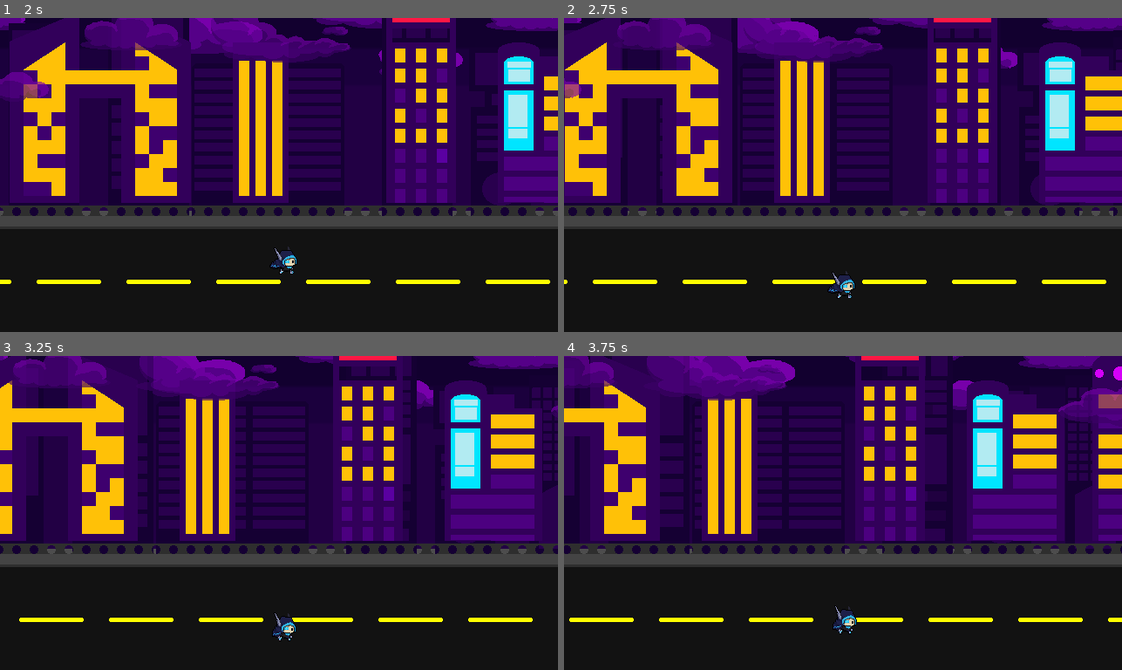
Above: before the commit, frames 1-4 (two rows, left to right).
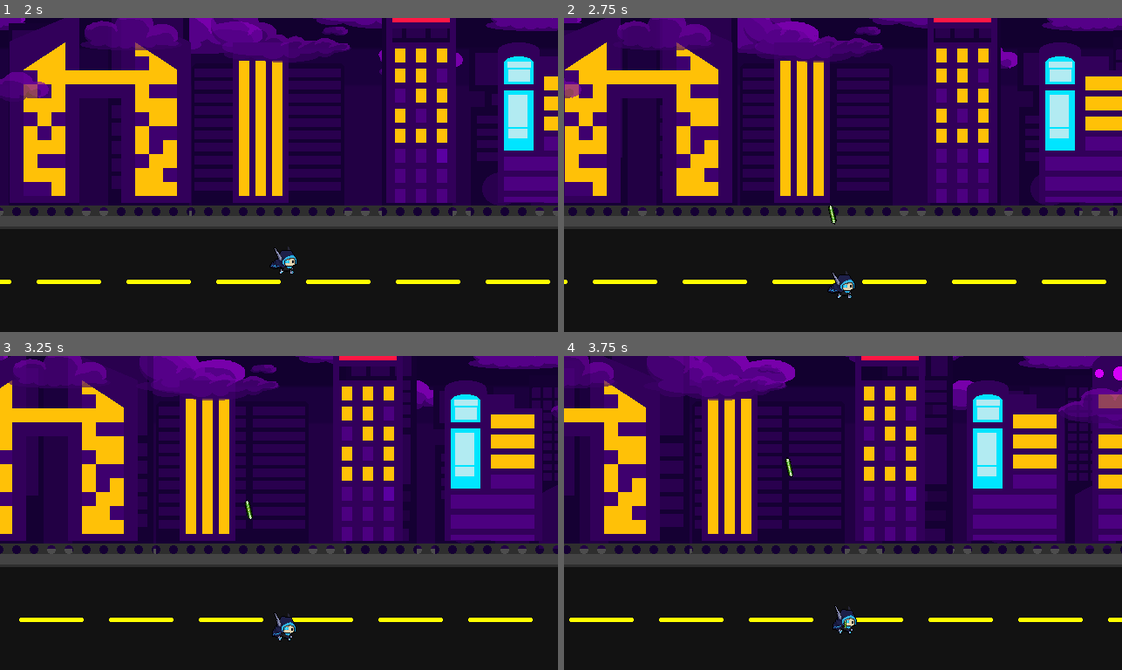
Above: after the commit, the same moments.

Repository: Tomaz-Arlindo/Godot-Survivors
Game: Godot game, scene res://menus/Orquestrador.tscn
Two runs of this game, one before a commit and one after it. Both use one fixed random seed, a clock stepped at 60 frames per second and the inputs below.
Inputs:
- Up to frame 1 (2 s): click "jogar" at 0.5 s; tap Enter at 1.25 s; hold D (right) from 1.28 s (still down)
- Up to frame 2 (2.75 s): release D (right) at 2.03 s; hold S (down) from 2.03 s (still down)
- Up to frame 3 (3.25 s): release S (down) at 2.78 s; hold D (right) from 2.78 s (still down)
- Up to frame 4 (3.75 s): release D (right) at 3.53 s; hold W (up) from 3.53 s (still down)

Frame 1 is identical in both runs. In frame 2, less than 0.1% of the frame differs, in the area x 47-49%, y 59-66%; in frame 3, less than 0.1%; in frame 4, less than 0.1%, in the area x 39-51%, y 32-87%.

Commit message:
add spear attack

Diff:
--- a/Enemy/enemy.tscn
+++ b/Enemy/enemy.tscn
@@ -53,6 +53,8 @@
 [sub_resource type="RectangleShape2D" id="RectangleShape2D_o17a4"]
 
 [node name="Enemy" type="CharacterBody2D"]
+collision_layer = 5
+collision_mask = 5
 motion_mode = 1
 script = ExtResource("1_eqilm")
 
--- /dev/null
+++ b/Player/Attack/spear.gd
@@ -0,0 +1,39 @@
+extends Area2D
+
+var level = 1
+var hp = 1
+var speed = 100
+var damage = 5
+var knockback_amount = 100
+var attack_size = 1.0
+
+var target = Vector2.ZERO
+var angle = Vector2.ZERO
+
+@onready var player = get_tree().get_first_node_in_group("player")
+
+func _ready():
+	angle = global_position.direction_to(target)
+	rotation = angle.angle() + deg_to_rad(135)
+	match level:
+		1:
+			hp = 1
+			speed = 100
+			damage = 5
+			knockback_amount = 100
+			attack_size = 1.0
+	var tween = create_tween()
+	tween.tween_property(self,"scale",Vector2(1,1)*attack_size,1).set_trans(Tween.TRANS_QUINT).set_ease(Tween.EASE_OUT)
+	tween.play()
+
+func _physics_process(delta):
+	position += angle*speed*delta
+
+func enemy_hit(charge = 1):
+	hp -= charge
+	if hp <= 0:
+		queue_free()
+
+
+func _on_timer_timeout():
+	queue_free()
--- /dev/null
+++ b/Player/Attack/spear.tscn
@@ -0,0 +1,36 @@
+[gd_scene load_steps=5 format=3 uid="uid://cku4tldxoc2so"]
+
+[ext_resource type="Texture2D" uid="uid://dfvx6aoywyla7" path="res://Textures/Items/spear.png" id="1_4eukt"]
+[ext_resource type="Script" uid="uid://ceahh12hsfogy" path="res://Player/Attack/spear.gd" id="1_811t3"]
+[ext_resource type="AudioStream" uid="uid://bfx1hw78ojrkq" path="res://Audio/SoundEffect/spear.mp3" id="3_fehy6"]
+
+[sub_resource type="RectangleShape2D" id="RectangleShape2D_811t3"]
+size = Vector2(7.07107, 24.0416)
+
+[node name="Spear" type="Area2D" groups=["attack"]]
+top_level = true
+scale = Vector2(0.1, 0.1)
+collision_layer = 4
+collision_mask = 4
+script = ExtResource("1_811t3")
+
+[node name="Sprite2D" type="Sprite2D" parent="."]
+texture = ExtResource("1_4eukt")
+
+[node name="CollisionShape2D" type="CollisionShape2D" parent="."]
+position = Vector2(-0.499999, -0.5)
+rotation = -0.785398
+scale = Vector2(1, 1)
+shape = SubResource("RectangleShape2D_811t3")
+
+[node name="Timer" type="Timer" parent="."]
+wait_time = 10.0
+one_shot = true
+autostart = true
+
+[node name="snd_play" type="AudioStreamPlayer" parent="."]
+stream = ExtResource("3_fehy6")
+volume_db = -10.0
+autoplay = true
+
+[connection signal="timeout" from="Timer" to="." method="_on_timer_timeout"]
--- a/Player/Player.gd
+++ b/Player/Player.gd
@@ -3,8 +3,28 @@
 
 var movement_speed = 40.0
 var hp = 80
+
+#Attacks
+var spear = preload("res://Player/Attack/spear.tscn")
+
+#AttackNodes
+@onready var spearTimer = get_node("%SpearTimer")
+@onready var spearAttackTimer = get_node("%SpearAttackTimer")
+
+#Spear
+var spear_ammo = 0
+var spear_baseammo = 1
+var spear_attackspeed = 1.5
+var spear_level = 1
+
+#Enemy Related
+var enemy_close = []
+
 @onready var sprite = $Sprite2D
 @onready var walkTimer = get_node("%walkTimer")
+
+func _ready():
+	attack()
 
 func _physics_process(_delta):
 	movement()
@@ -29,7 +49,47 @@
 	velocity = mov.normalized()*movement_speed
 	move_and_slide()
 
+func attack():
+	if spear_level > 0:
+		spearTimer.wait_time = spear_attackspeed
+		if spearTimer.is_stopped():
+			spearTimer.start()
 
 func _on_hurt_box_hurt(damage):
 	hp -= damage
 	print(hp)
+
+
+func _on_spear_timer_timeout():
+	spear_ammo += spear_baseammo
+	spearAttackTimer.start()
+
+
+func _on_spear_attack_timer_timeout():
+	if spear_ammo > 0:
+		var spear_attack = spear.instantiate()
+		spear_attack.position = position
+		spear_attack.target = get_random_target()
+		spear_attack.level = spear_level
+		add_child(spear_attack)
+		spear_ammo -= 1
+		if spear_ammo > 0:
+			spearAttackTimer.start()
+		else:
+			spearAttackTimer.stop()
+
+func get_random_target():
+	if enemy_close.size() > 0:
+		return enemy_close.pick_random().global_position
+	else:
+		return Vector2.UP
+
+
+func _on_enemy_detection_area_body_entered(body):
+	if not enemy_close.has(body):
+		enemy_close.append(body)
+
+
+func _on_enemy_detection_area_body_exited(body):
+	if enemy_close.has(body):
+		enemy_close.erase(body)
--- a/Player/Player.tscn
+++ b/Player/Player.tscn
@@ -11,8 +11,10 @@
 [sub_resource type="RectangleShape2D" id="RectangleShape2D_ddoul"]
 size = Vector2(16, 23)
 
+[sub_resource type="CircleShape2D" id="CircleShape2D_btcbx"]
+radius = 369.676
+
 [node name="Player" type="CharacterBody2D" groups=["player"]]
-position = Vector2(0, -7)
 motion_mode = 1
 script = ExtResource("1_xmspm")
 
@@ -42,6 +44,28 @@
 position = Vector2(0, 8.5)
 shape = SubResource("RectangleShape2D_ddoul")
 
+[node name="Attack" type="Node2D" parent="."]
+
+[node name="SpearTimer" type="Timer" parent="Attack"]
+unique_name_in_owner = true
+wait_time = 1.5
+
+[node name="SpearAttackTimer" type="Timer" parent="Attack/SpearTimer"]
+unique_name_in_owner = true
+wait_time = 0.075
+
+[node name="EnemyDetectionArea" type="Area2D" parent="."]
+collision_layer = 4
+collision_mask = 4
+monitorable = false
+
+[node name="CollisionShape2D" type="CollisionShape2D" parent="EnemyDetectionArea"]
+shape = SubResource("CircleShape2D_btcbx")
+
 [connection signal="hurt" from="HurtBox" to="." method="_on_hurt_box_hurt"]
+[connection signal="timeout" from="Attack/SpearTimer" to="." method="_on_spear_timer_timeout"]
+[connection signal="timeout" from="Attack/SpearTimer/SpearAttackTimer" to="." method="_on_spear_attack_timer_timeout"]
+[connection signal="body_entered" from="EnemyDetectionArea" to="." method="_on_enemy_detection_area_body_entered"]
+[connection signal="body_exited" from="EnemyDetectionArea" to="." method="_on_enemy_detection_area_body_exited"]
 
 [editable path="HurtBox"]
--- a/Utility/hurt_box.gd
+++ b/Utility/hurt_box.gd
@@ -21,6 +21,8 @@
 						area.tempdisable()
 			var damage = area.damage
 			emit_signal("hurt", damage)
+			if area.has_method("enemy_hit"):
+				area.enemy_hit(1)
 
 
 func _on_disable_timer_timeout():
Not shown, added: Audio/SoundEffect/spear.mp3.import
Not shown, added: Player/Attack/spear.gd.uid
Not shown: 1 places in Player/Player.tscn that only renumber resources
Binary file added: Textures/Items/spear.png
Not shown, added: Textures/Items/spear.png.import
Not shown, added: Audio/SoundEffect/spear.mp3
